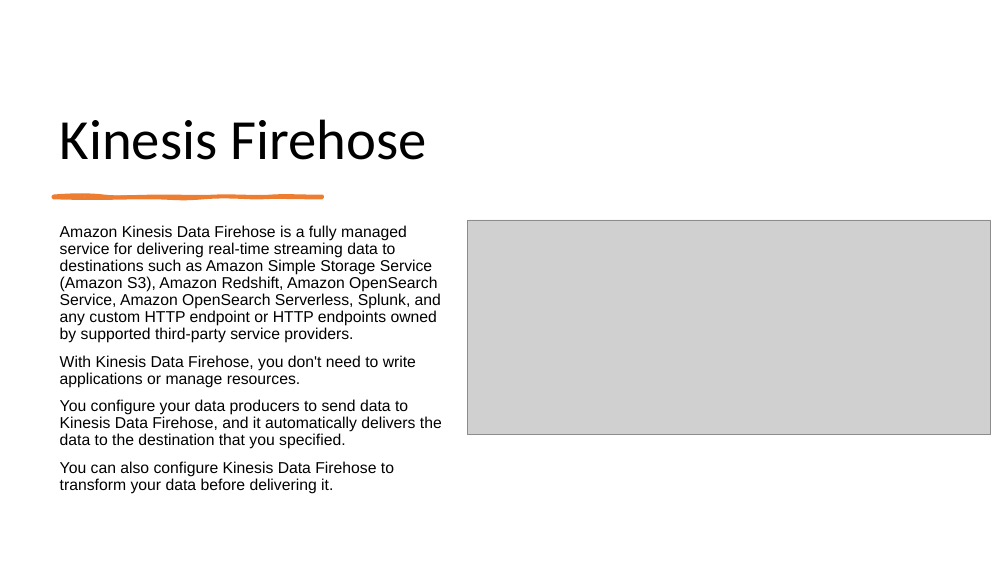
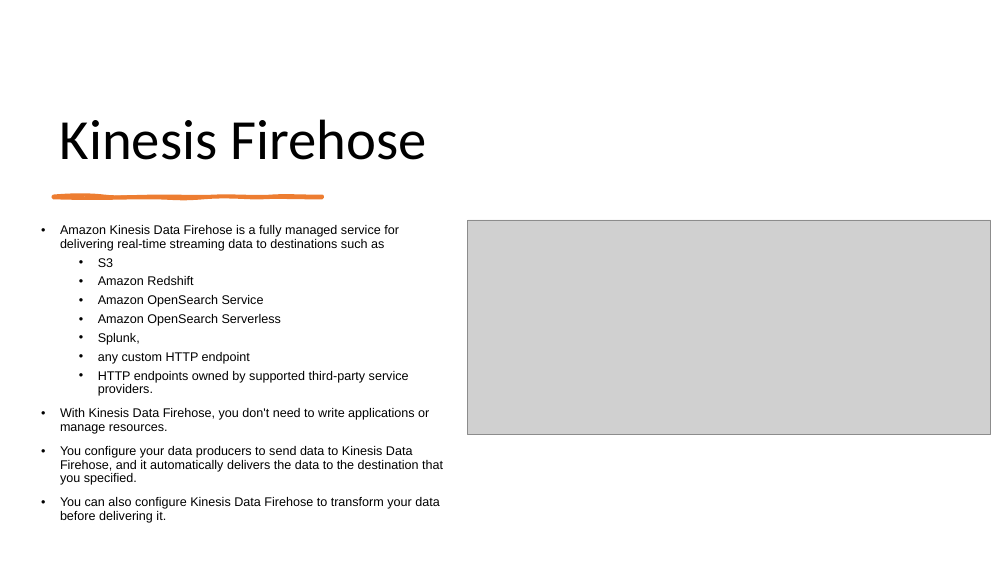
Before and after one commit to IlyaChakun/aws-iba-courses, a slide deck: slide 21 of lecture-materials/Analytics/Kinesis/Kinesis.pptx (slide 9 before the commit). Drawn at 1008x567 pixels with LibreOffice and Linux fonts; fonts in the diff are those of the drawing; grey boxes stand for pictures. Boxes give left, top, right and bottom in pixels: in the first picture for what was removed or moved away, otherwise in the second. Text is boxed around its words. In the diff, an @@ line names an element or a change of style, - is before the commit and + after.

```diff
--- a/lecture-materials/Analytics/Kinesis/Kinesis.pptx
+++ b/lecture-materials/Analytics/Kinesis/Kinesis.pptx
@@ text at (60, 225, 409, 396): text changed; size 15 to 12 pt @@
-Amazon Kinesis Data Firehose is a fully managed service for delivering real-time streaming data to destinations such as Amazon Simple Storage Service (Amazon S3), Amazon Redshift, Amazon OpenSearch Service, Amazon OpenSearch Serverless, Splunk, and any custom HTTP endpoint or HTTP endpoints owned by supported third-party service providers.
+• Amazon Kinesis Data Firehose is a fully managed service for delivering real-time streaming data to destinations such as
+  • S3
+  • Amazon Redshift
+  • Amazon OpenSearch Service
+  • Amazon OpenSearch Serverless
+  • Splunk,
+  • any custom HTTP endpoint
+  • HTTP endpoints owned by supported third-party service providers.
@@ text at (60, 408, 443, 523): size 15 to 12 pt in "With Kinesis Data Firehose, you don't need ...", "You configure your data producers to send ...", "You can also configure Kinesis Data Firehose ..."; bullet none to • @@
```
Also in this commit, not shown: 7 other slides changed, 14 slides added, 24 other files.
